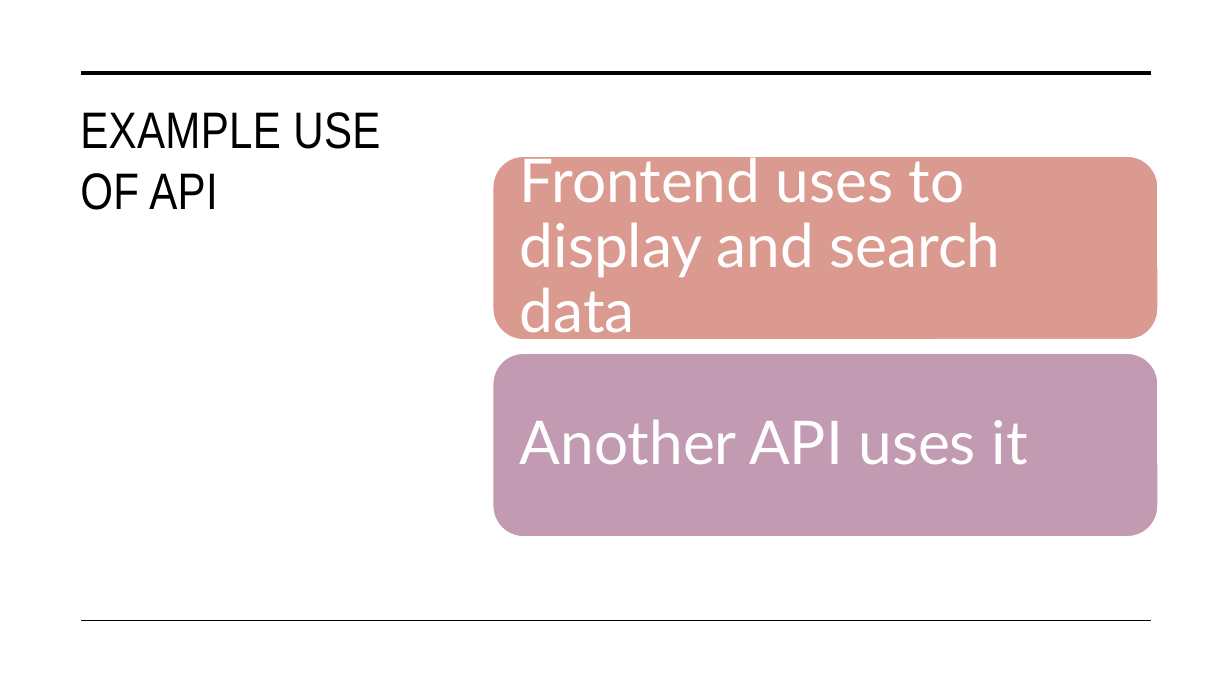
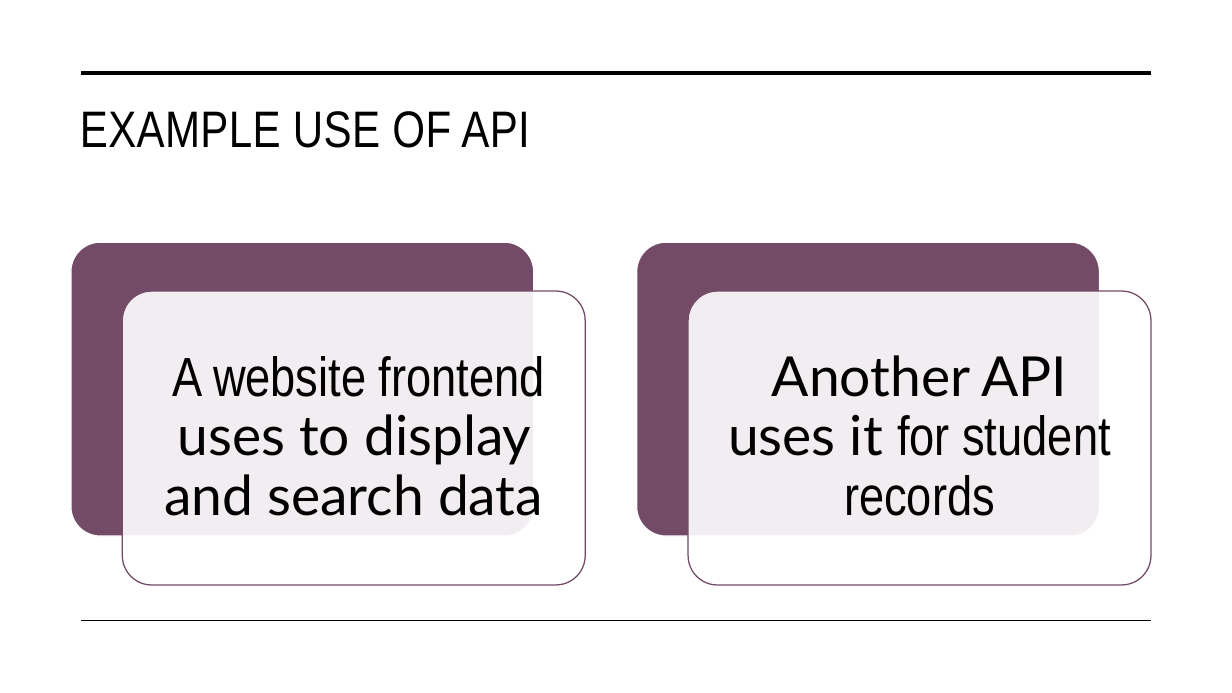
Before and after one commit to ashesh808/API-Demo-Presentation, a slide deck: slide 24 of Presentation.pptx (slide 13 before the commit). Drawn at 1232x693 pixels with LibreOffice and Linux fonts; fonts in the diff are those of the drawing. Boxes give left, top, right and bottom in pixels: in the first picture for what was removed or moved away, otherwise in the second. Text is boxed around its words. In the diff, an @@ line names an element or a change of style, - is before the commit and + after.

```diff
--- a/Presentation.pptx
+++ b/Presentation.pptx
@@ title "EXAMPLE USE OF API" rewrapped from [80, 112, 380, 210] to [80, 111, 529, 148] @@
@@ rounded rectangle removed at [493, 156, 1158, 339] @@
@@ rounded rectangle added at [71, 242, 534, 536], fill #734B67, outline #FFFFFF 1 pt @@
@@ rounded rectangle added at [637, 242, 1100, 536], fill #734B67, outline #FFFFFF 1 pt @@
@@ rounded rectangle added at [122, 291, 585, 585], fill #FFFFFF at 90% opacity, outline #734B67 1 pt @@
@@ rounded rectangle: place and size @@
-rounded rectangle at [493, 353, 1158, 536]
+rounded rectangle at [689, 291, 1152, 585]
@@ rounded rectangle at [689, 291, 1152, 585]: fill #C29AB1 to #FFFFFF at 90% opacity; outline #FFFFFF 1 pt to #734B67 1 pt; proportions changed @@
@@ text at [164, 356, 545, 516]: text changed; size 47 to 43 pt; text colour #FFFFFF to #000000 @@
-Frontend uses to display and search data
+A website frontend uses to display and search data
@@ text at [728, 355, 1110, 516]: text changed; size 47 to 43 pt; font Lato to Arial Narrow; text colour #FFFFFF to #000000 @@
-Another API uses it
+Another API uses it for student records
```
Also in this commit, not shown: 7 other slides changed, 11 slides added, 1 other file.
